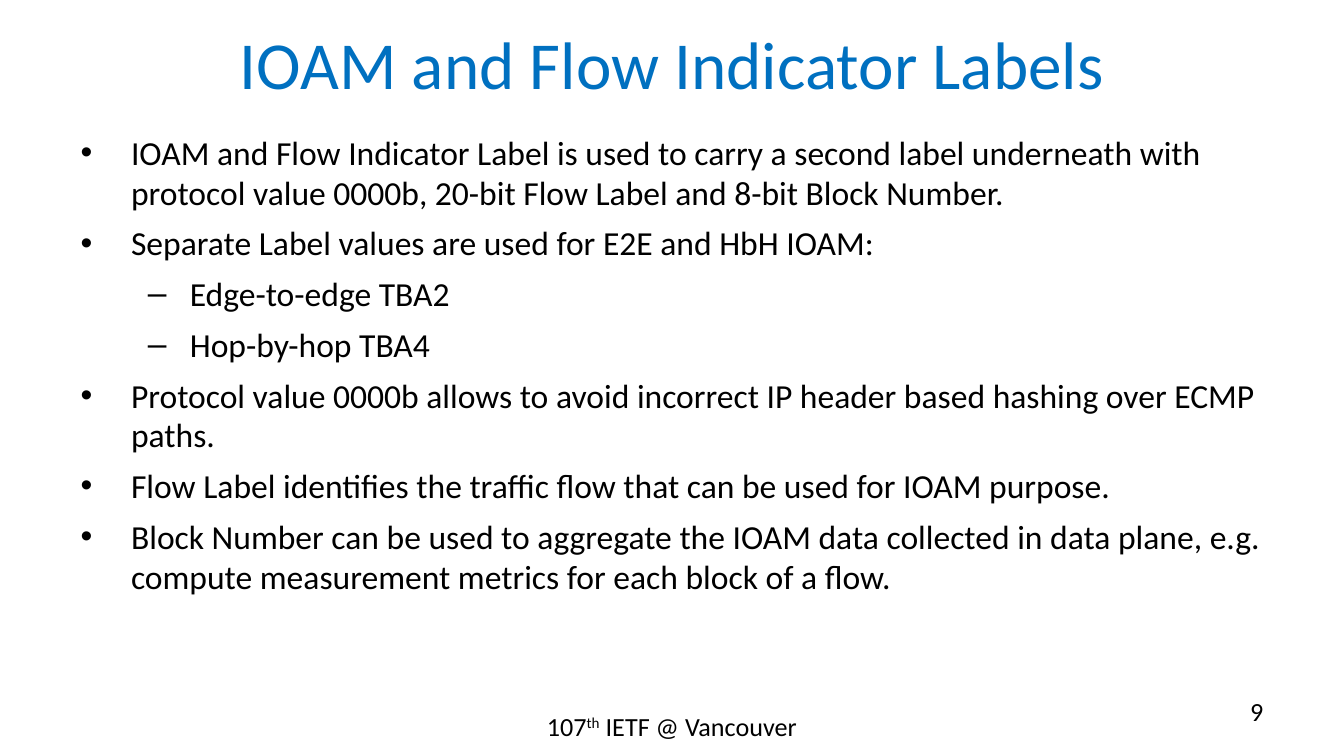
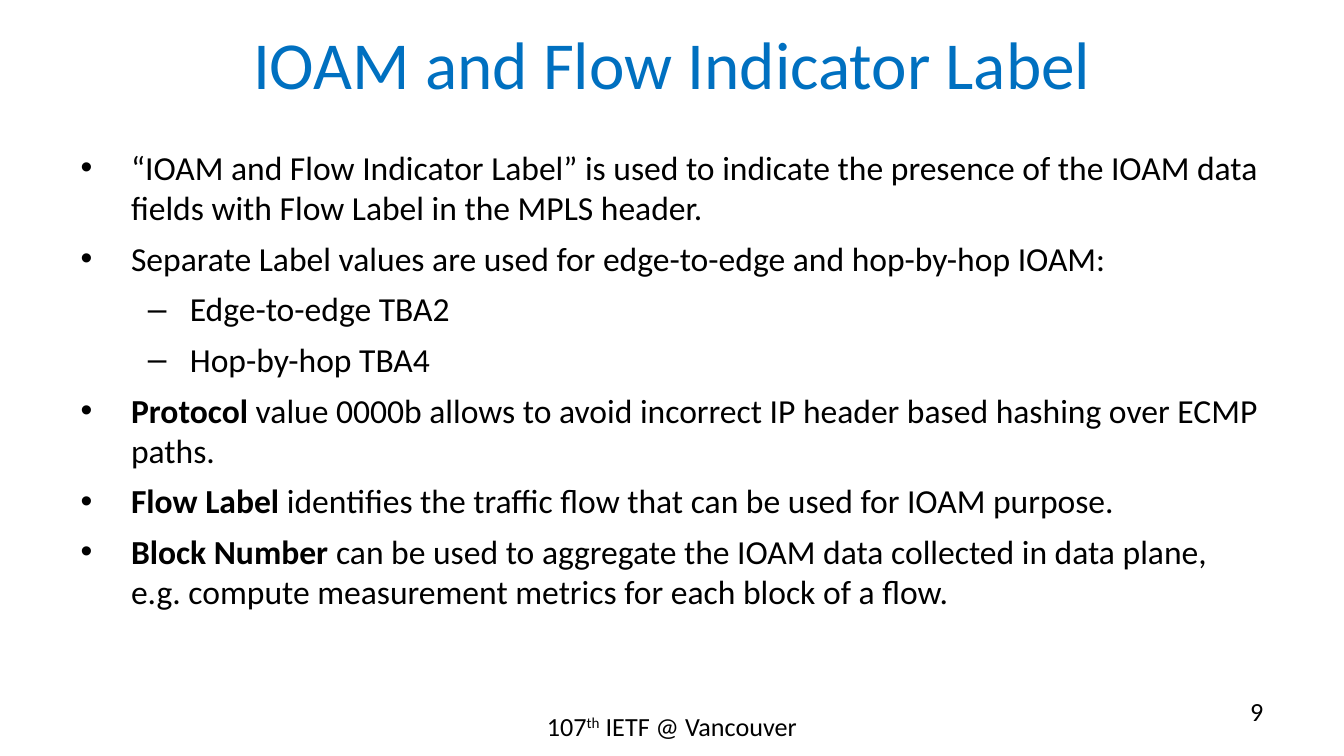
Before and after one commit to rakgandhi/ietf-slides, a slide deck: slide 9 of draft-gandhi-mpls-ioam-sr-01.pptx. Drawn at 1344x756 pixels with LibreOffice and Linux fonts; fonts in the diff are those of the drawing. Boxes give left, top, right and bottom in pixels: in the first picture for what was removed or moved away, otherwise in the second. Text is boxed around its words. In the diff, an @@ line names an element or a change of style, - is before the commit and + after.

```diff
--- a/draft-gandhi-mpls-ioam-sr-01.pptx
+++ b/draft-gandhi-mpls-ioam-sr-01.pptx
@@ title at (253,42,1090,90): text changed @@
-IOAM and Flow Indicator Labels
+IOAM and Flow Indicator Label
@@ text "“IOAM and Flow Indicator Label” ...": place and size @@
-text "“IOAM and Flow Indicator Label” ..." at (131,141,1260,595)
+text "“IOAM and Flow Indicator Label” ..." at (131,156,1257,610)
@@ text at (131,156,1257,277): text changed @@
-• IOAM and Flow Indicator Label is used to carry a second label underneath with protocol value 0000b, 20-bit Flow Label and 8-bit Block Number.
-• Separate Label values are used for E2E and HbH IOAM:
+• “IOAM and Flow Indicator Label” is used to indicate the presence of the IOAM data fields with Flow Label in the MPLS header.
+• Separate Label values are used for edge-to-edge and hop-by-hop IOAM:
@@ text at (131,399,1257,610): bold on in "Protocol", "Flow Label", "Block Number" @@
```
Also in this commit, not shown: 5 other slides changed, 1 slide added, 1 other file.
